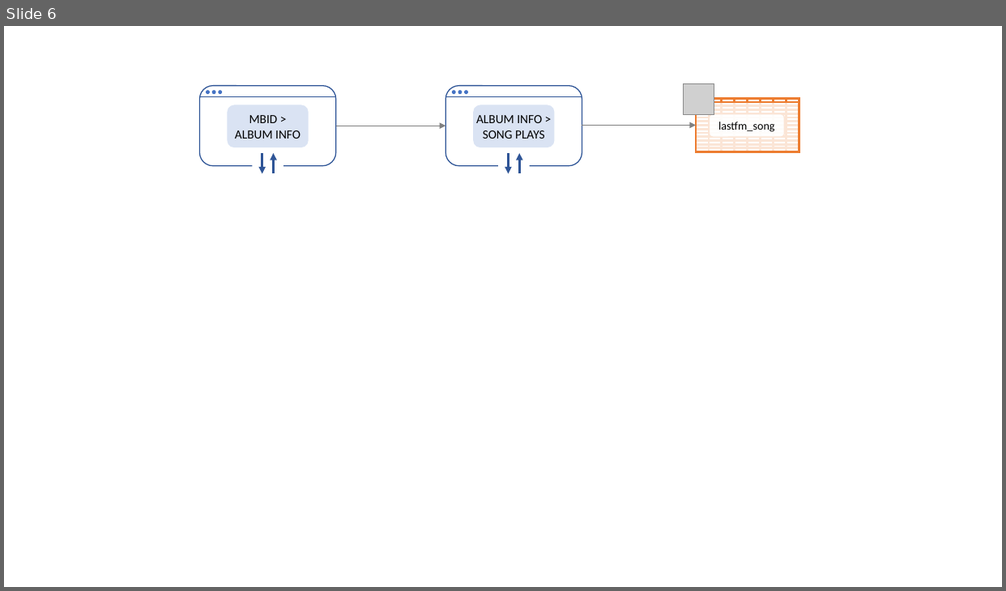
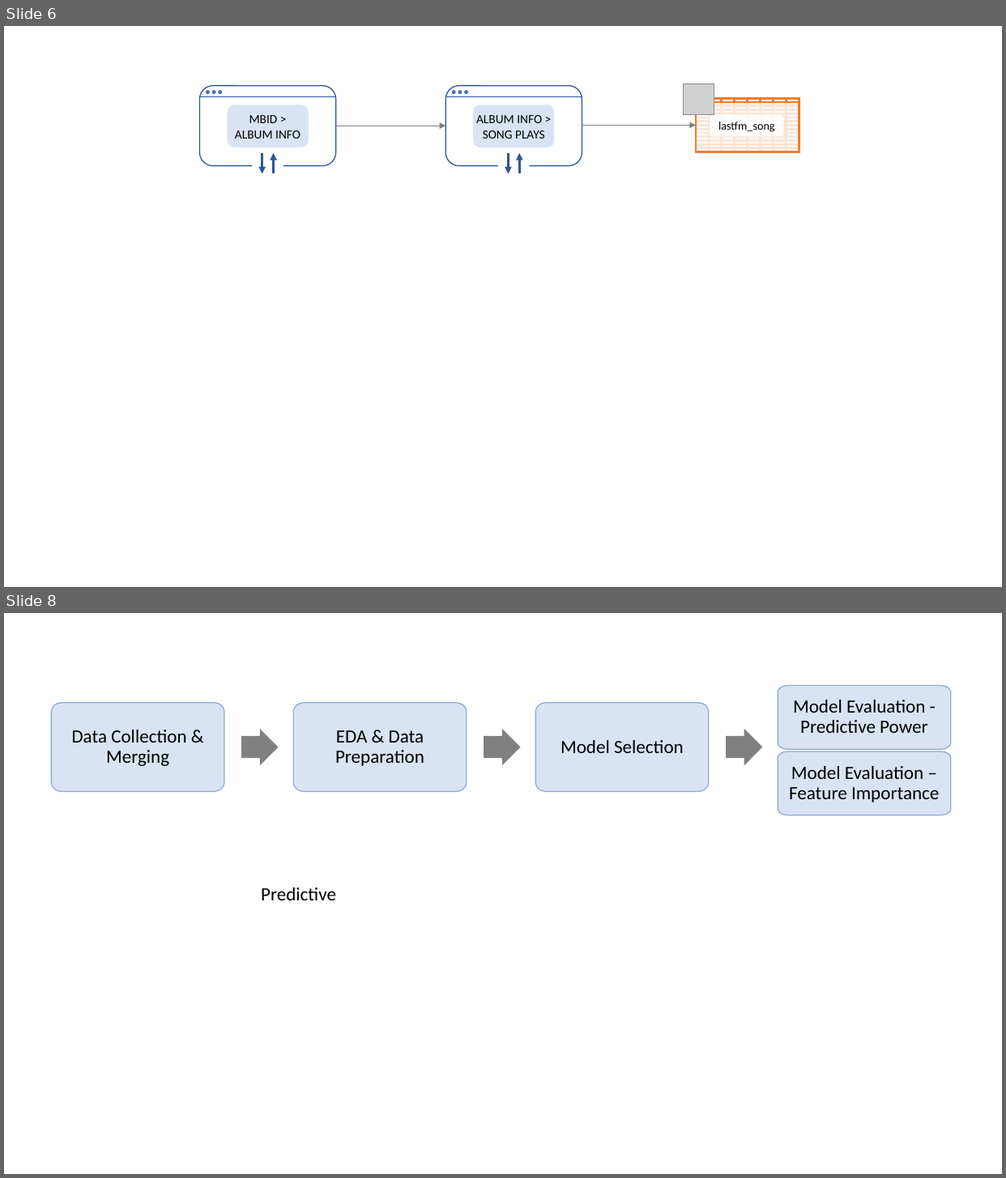
Before and after one commit to astaylor92/astaylor92.github.io, a slide deck: docs/images/songpopularity/Joins.pptx. Shown one above the other, each under a label of ours: slide 6 before the commit, slides 6 and 8 after it; the slides between them are not shown. The pictures are 1006x591 and 1006x1178 pixels, drawn with LibreOffice and Linux fonts; fonts in the diff are those of the drawing; grey boxes stand for pictures. Boxes give left, top, right and bottom in pixels: in the first picture for what was removed or moved away, otherwise in the second. Text is boxed around its words. In the diff, an @@ line names an element or a change of style, - is before the commit and + after.

```diff
--- a/docs/images/songpopularity/Joins.pptx
+++ b/docs/images/songpopularity/Joins.pptx
@@ slide 8 added at [4, 613, 1002, 1174], background #FFFFFF @@
@@ freeform shape added at [51, 703, 224, 792], fill #DAE3F3, outline #8FAADC 1 pt, 18 pt, text #000000 @@
+Data Collection & Merging
@@ freeform shape added at [294, 703, 467, 792], fill #DAE3F3, outline #8FAADC 1 pt, 18 pt, text #000000 @@
+EDA & Data Preparation
@@ freeform shape added at [535, 703, 709, 792], fill #DAE3F3, outline #8FAADC 1 pt, 18 pt, text #000000 @@
+Model Selection
@@ freeform shape added at [778, 686, 951, 749], fill #DAE3F3, outline #8FAADC 1 pt, 18 pt, text #000000 @@
+Model Evaluation - Predictive Power
@@ freeform shape added at [241, 729, 278, 766], fill #808080 @@
@@ freeform shape added at [484, 729, 521, 766], fill #808080 @@
@@ freeform shape added at [726, 729, 762, 766], fill #808080 @@
@@ freeform shape added at [778, 752, 951, 815], fill #DAE3F3, outline #8FAADC 1 pt, 18 pt, text #000000 @@
+Model Evaluation – Feature Importance
@@ text added at [261, 888, 336, 901], 18 pt, text #000000 @@
+Predictive
```
Also in this commit, not shown: 1 other slide added, 10 other files.
